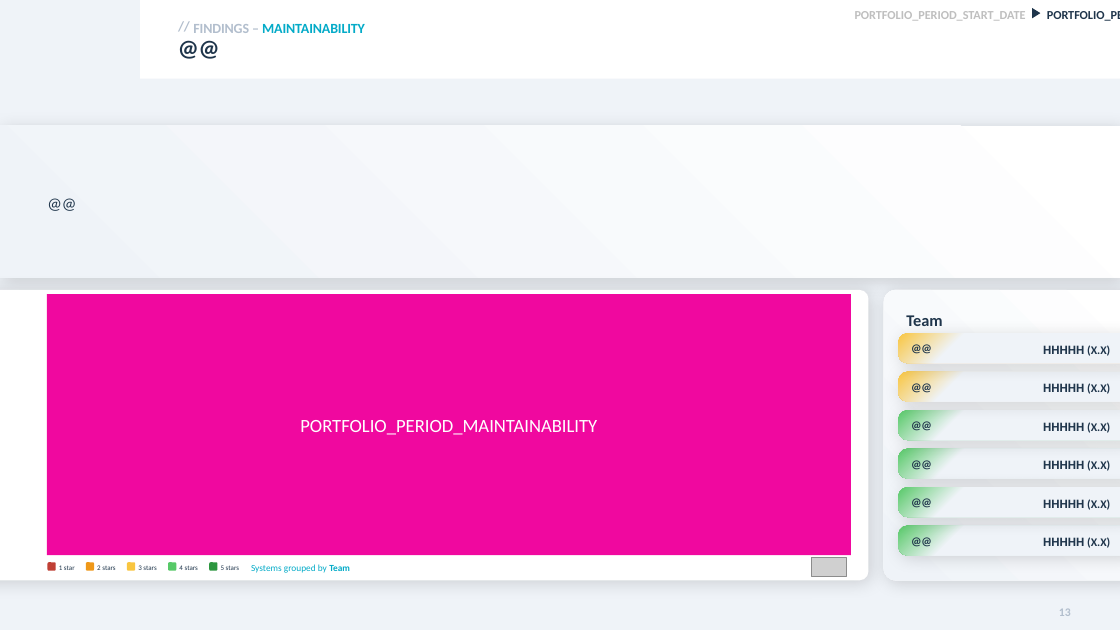
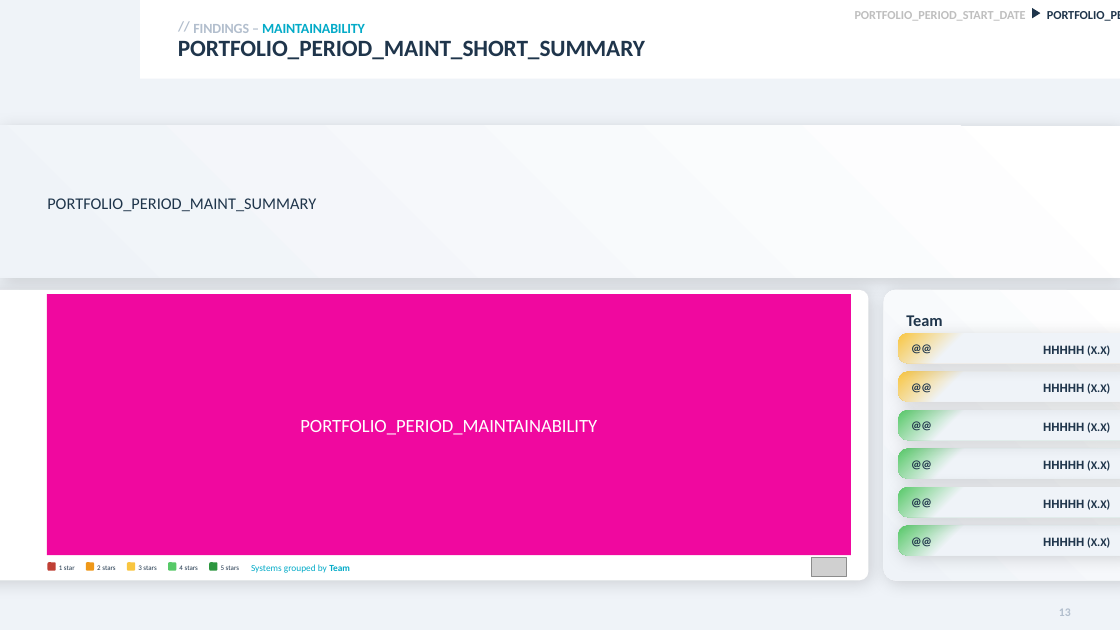
Before and after one commit to Software-Improvement-Group/sigrid-report-generator, a slide deck: slide 13 of src/report_generator/presets/templates/portfolio-overview.pptx. Drawn at 1120x630 pixels with LibreOffice and Linux fonts; fonts in the diff are those of the drawing; grey boxes stand for pictures; background and template pictures are left out. Boxes give left, top, right and bottom in pixels: in the first picture for what was removed or moved away, otherwise in the second. Text is boxed around its words. In the diff, an @@ line names an element or a change of style, - is before the commit and + after.

```diff
--- a/src/report_generator/presets/templates/portfolio-overview.pptx
+++ b/src/report_generator/presets/templates/portfolio-overview.pptx
@@ title at [178,40,645,60]: text changed @@
-@@
+PORTFOLIO_PERIOD_MAINT_SHORT_SUMMARY
@@ text at [47,198,316,212]: text changed @@
-@@
+PORTFOLIO_PERIOD_MAINT_SUMMARY
```
Also in this commit, not shown: 2 other slides changed, 3 other files.
